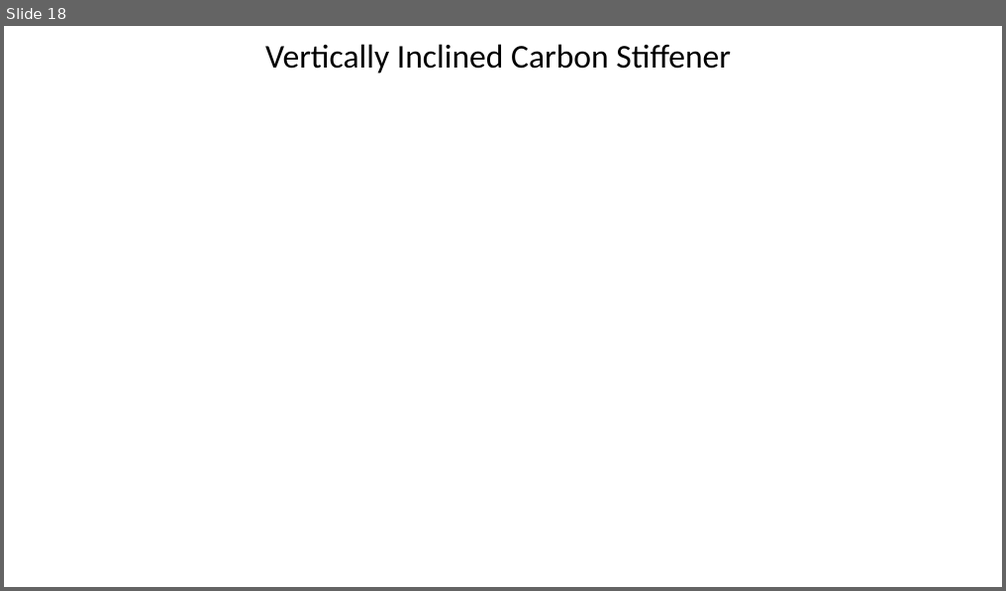
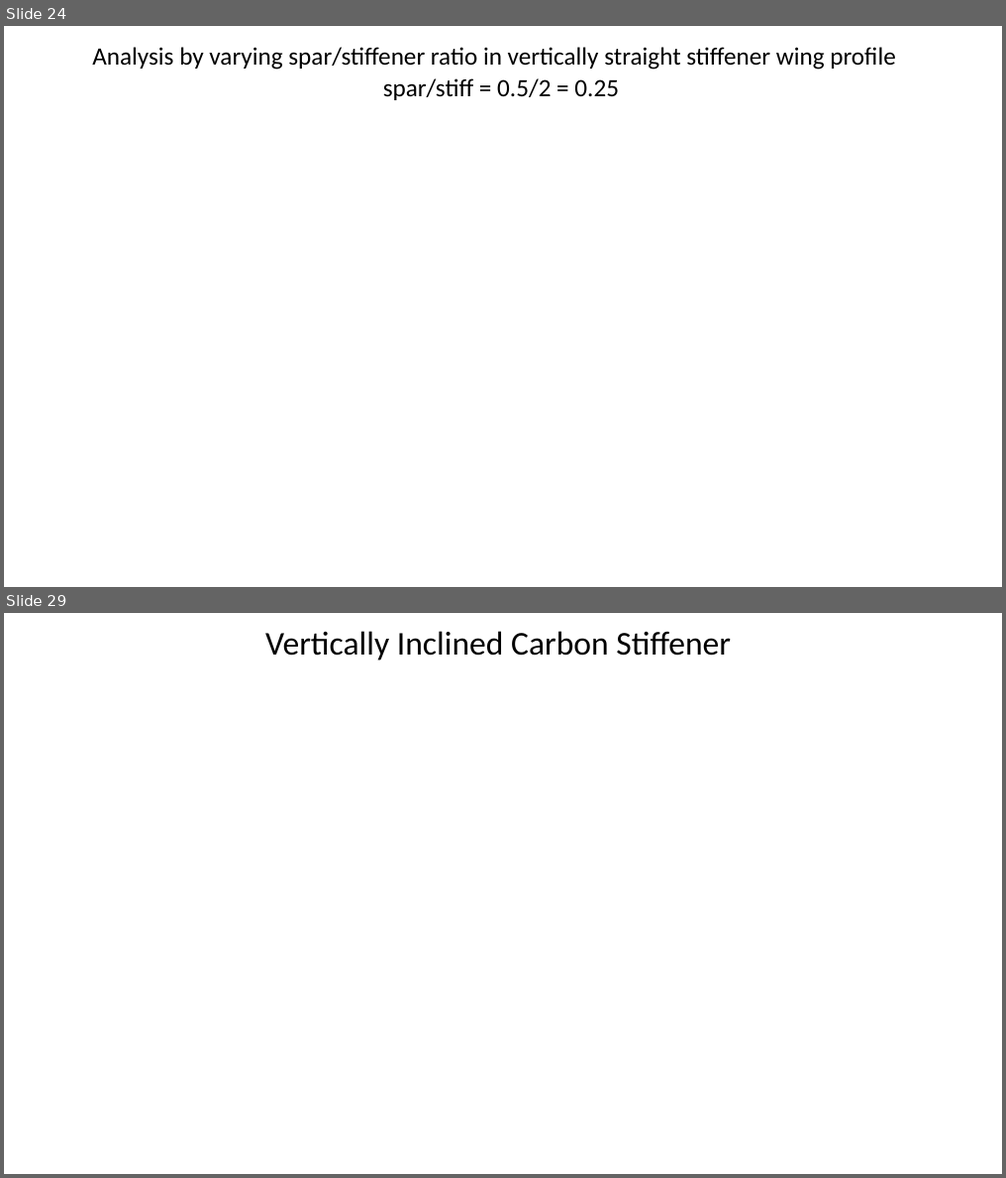
Before and after one commit to AnoopPatel582/Internship_Project-Flapping_Wing_Design, a slide deck: Flapping wing design/Wing_Morphology.pptx. Shown one above the other, each under a label of ours: slide 18 before the commit, slides 24 and 29 after it; the slides between them are not shown. The pictures are 1006x591 and 1006x1178 pixels, drawn with LibreOffice and Linux fonts; fonts in the diff are those of the drawing; background and template pictures are left out. Boxes give left, top, right and bottom in pixels: in the first picture for what was removed or moved away, otherwise in the second. Text is boxed around its words. In the diff, an @@ line names an element or a change of style, - is before the commit and + after.

```diff
--- a/Flapping wing design/Wing_Morphology.pptx
+++ b/Flapping wing design/Wing_Morphology.pptx
@@ slide 24 added at [4,26,1002,587], background picture (left out) @@
@@ text added at [92,47,895,70], 18 pt, text #000000 @@
+Analysis by varying spar/stiffener ratio in vertically straight stiffener wing profile
@@ text added at [383,78,619,100], 18 pt, text #000000 @@
+spar/stiff = 0.5/2 = 0.25
@@ what was slide 18 is now slide 29 @@
```
Also in this commit, not shown: 10 other slides added, 14 other files.
